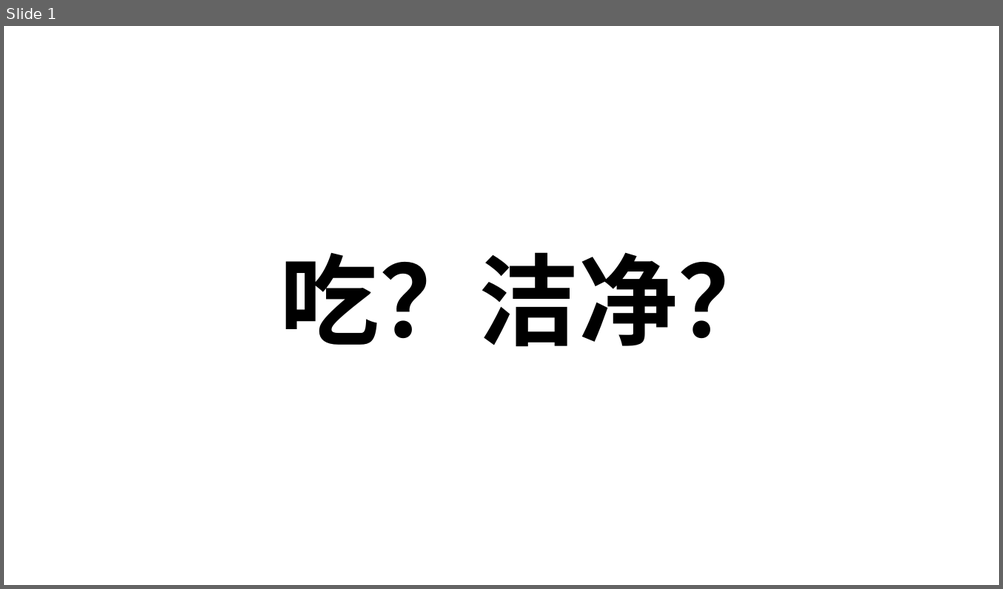
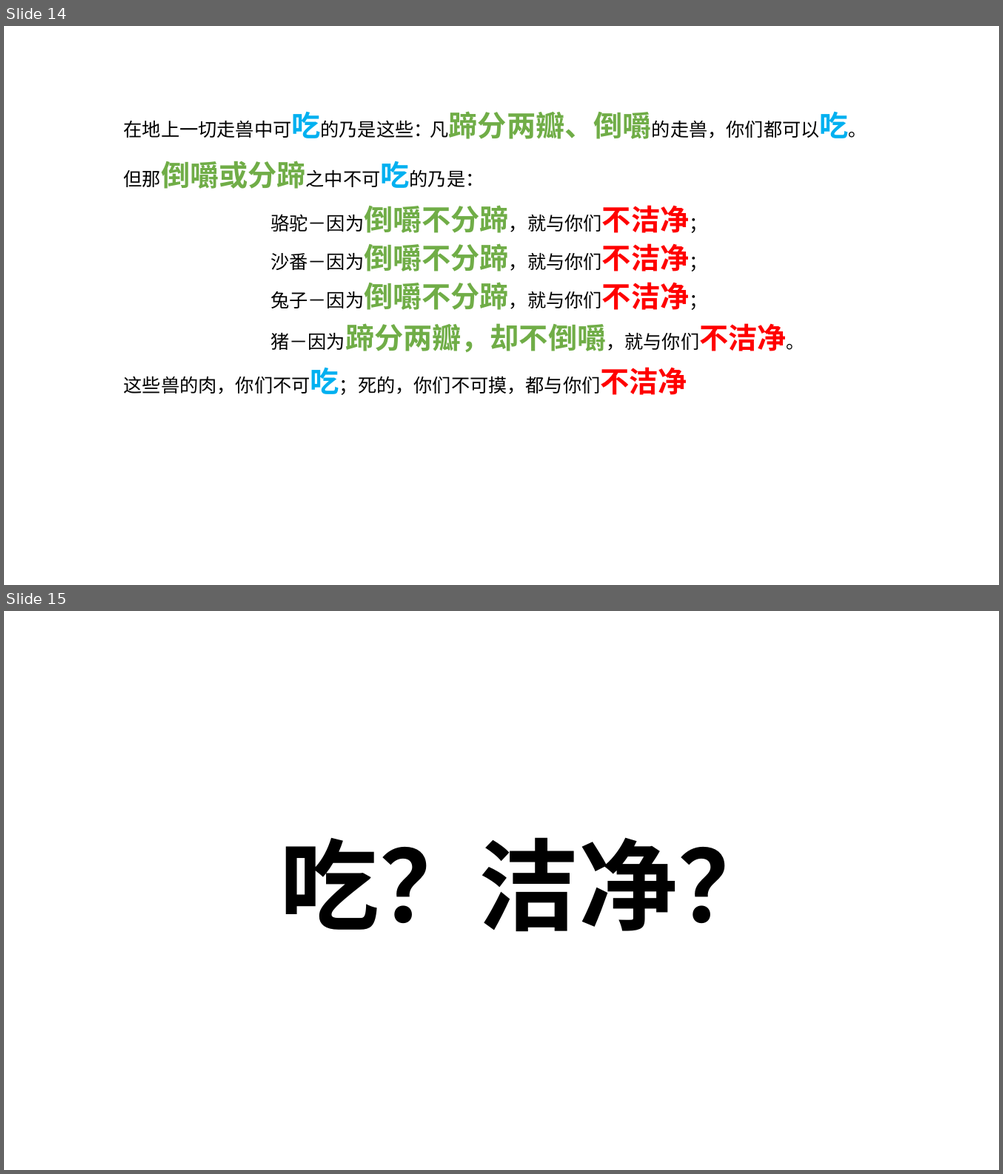
Before and after one commit to zy-hz/my-bible, a slide deck: 读经笔记/各卷圣经/03 利未记/周三.pptx. Shown one above the other, each under a label of ours: slide 1 before the commit, slides 14 and 15 after it. The pictures are 1003x589 and 1003x1174 pixels, drawn with LibreOffice and Linux fonts; fonts in the diff are those of the drawing. Boxes give left, top, right and bottom in pixels: in the first picture for what was removed or moved away, otherwise in the second. Text is boxed around its words. In the diff, an @@ line names an element or a change of style, - is before the commit and + after.

```diff
--- a/读经笔记/各卷圣经/03 利未记/周三.pptx
+++ b/读经笔记/各卷圣经/03 利未记/周三.pptx
@@ slide 14 added at box(4, 26, 999, 585), background #FFFFFF @@
@@ text added at box(124, 111, 449, 138), 18 pt, text #000000 @@
+在地上一切走兽中可吃的乃是这些：
@@ text added at box(449, 111, 867, 139), 18 pt, text #000000 @@
+凡蹄分两瓣、倒嚼的走兽，你们都可以吃。
@@ text added at box(124, 161, 484, 189), 18 pt, text #000000 @@
+但那倒嚼或分蹄之中不可吃的乃是：
@@ text added at box(270, 205, 688, 233), 18 pt, text #000000 @@
+骆驼－因为倒嚼不分蹄，就与你们不洁净；
@@ text added at box(270, 244, 688, 272), 18 pt, text #000000 @@
+沙番－因为倒嚼不分蹄，就与你们不洁净；
@@ text added at box(270, 282, 688, 310), 18 pt, text #000000 @@
+兔子－因为倒嚼不分蹄，就与你们不洁净；
@@ text added at box(270, 323, 805, 352), 28 pt, text #000000, bold @@
+猪－因为蹄分两瓣，却不倒嚼，就与你们不洁净。
@@ text added at box(124, 367, 687, 395), 18 pt, text #000000 @@
+这些兽的肉，你们不可吃；死的，你们不可摸，都与你们不洁净
@@ what was slide 1 is now slide 15 @@
```
Also in this commit, not shown: 13 other slides added, 16 other files.
